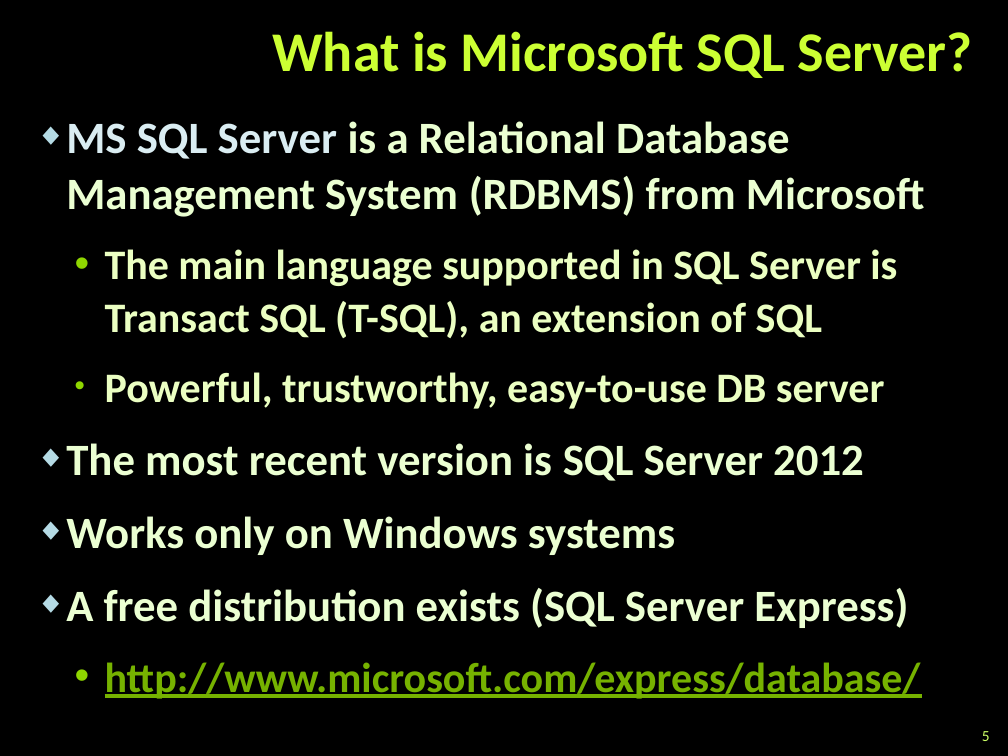
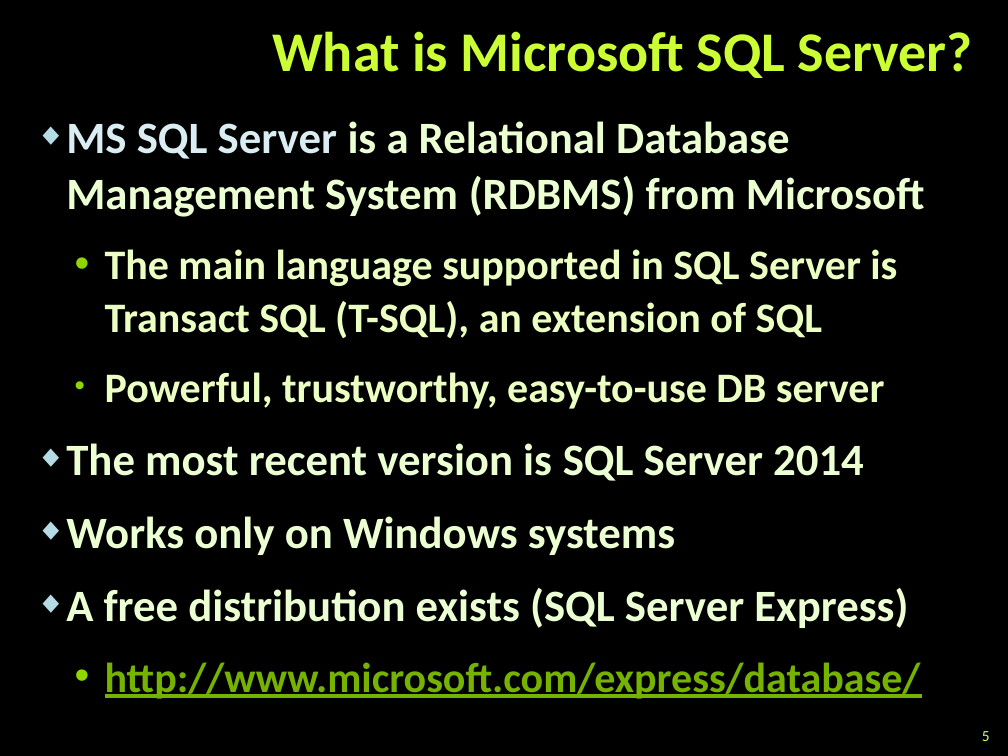
Before and after one commit to martin-nikolov/Telerik-Academy, a slide deck: slide 5 of Databases/02. Introduction to SQL Server and MySQL/Introduction-to-MS-SQL-Server-and-MySQL.pptx. Drawn at 1008x756 pixels with LibreOffice and Linux fonts; fonts in the diff are those of the drawing; background and template pictures are left out. Boxes give left, top, right and bottom in pixels: in the first picture for what was removed or moved away, otherwise in the second. Text is boxed around its words. In the diff, an @@ line names an element or a change of style, - is before the commit and + after.

```diff
--- a/Databases/02. Introduction to SQL Server and MySQL/Introduction-to-MS-SQL-Server-and-MySQL.pptx
+++ b/Databases/02. Introduction to SQL Server and MySQL/Introduction-to-MS-SQL-Server-and-MySQL.pptx
@@ text at [66,443,864,481]: text changed @@
-◆ The most recent version is SQL Server 2012
+◆ The most recent version is SQL Server 2014
```
Also in this commit, not shown: 3 other slides changed, 1 slide removed, 3 other files.
